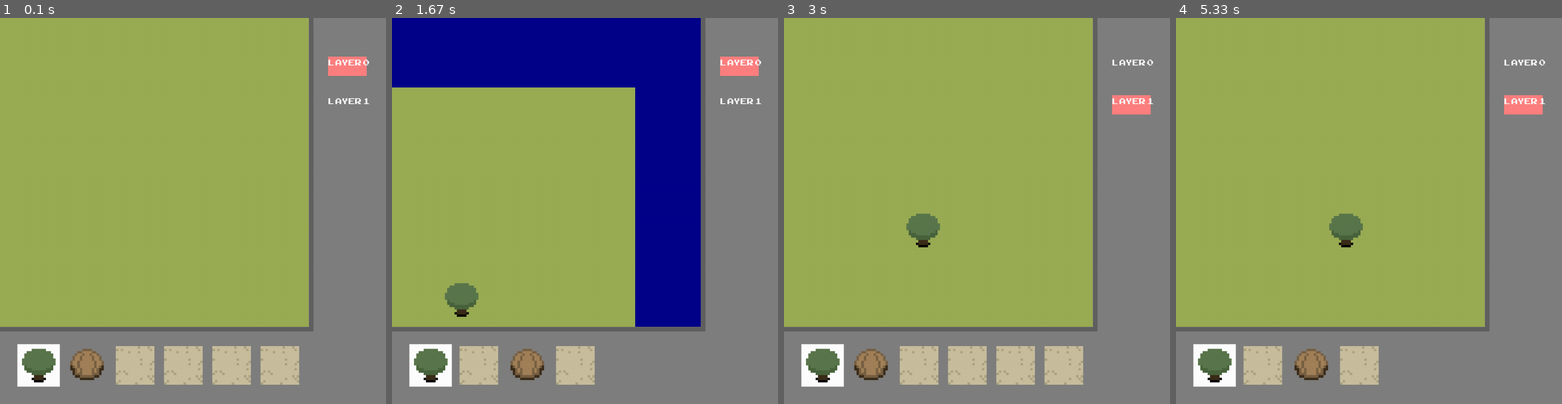
Above: before the commit, frames 1-4 (left to right).
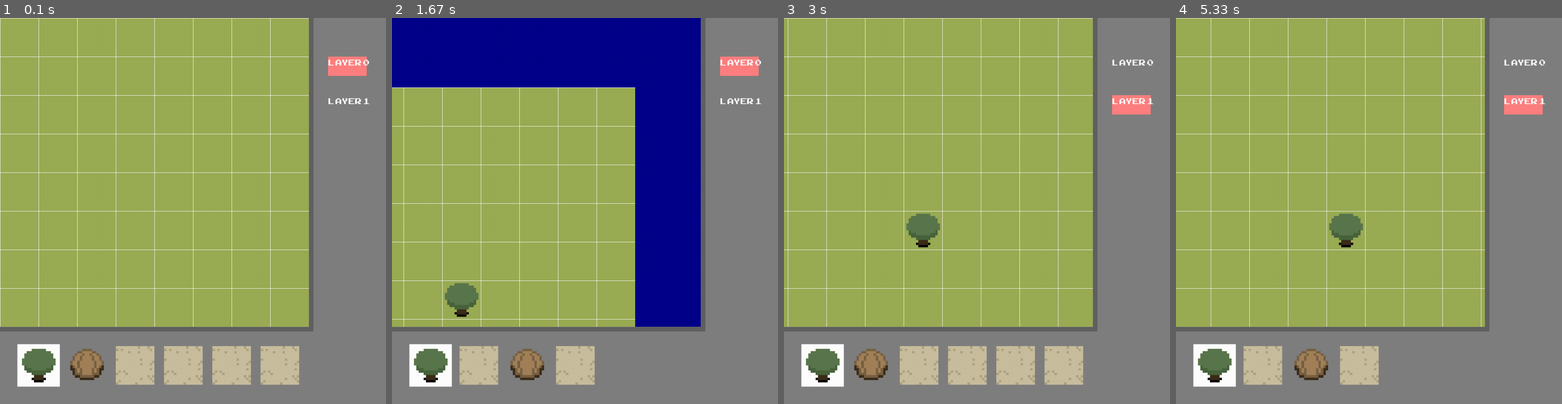
Above: after the commit, the same moments.

Repository: m1chaelwilliams/Pygame-Tilemap-Editor
Game: pygame game, started from main.py
The game is run twice, just before and just after one commit, with the same random seed, the same clock (stepped at 60 frames per second) and the same inputs.
Inputs (mouse positions are in pixels of both pictures, inside the frame that each line leads up to):
- Up to frame 1 (0.1 s): type "10 (at the terminal prompt)" at 0 s; type "10 (at the terminal prompt)" at 0 s
- Up to frame 2 (1.67 s): click (585, 211) at 0.38 s; hold Right 0.67-1.13 s; hold D 0.67-1.13 s; move the mouse to (569, 226) at 0.7 s; hold Up 1.17-1.47 s; hold W 1.17-1.47 s; hold Right from 1.5 s (still down); hold D from 1.5 s (still down)
- Up to frame 3 (3 s): release Right at 1.97 s; release D at 1.97 s; hold Left 2-2.53 s; hold A 2-2.53 s; hold Down 2.57-2.87 s; hold S 2.57-2.87 s; hold Left from 2.9 s (still down); hold A from 2.9 s (still down)
- Up to frame 4 (5.33 s): release Left at 3.3 s; release A at 3.3 s; hold Up 3.33-3.7 s; hold W 3.33-3.7 s; hold Right 3.73-4.37 s; hold D 3.73-4.37 s; hold Down 4.4-4.77 s; hold S 4.4-4.77 s; hold Left 4.8-5.27 s; hold A 4.8-5.27 s; hold Right from 5.3 s (still down); hold D from 5.3 s (still down)

The runs differ from the first frame. In frame 1, 1.4% of the frame differs, in the area x 0-80%, y 0-80%; in frame 2, 0.9%; in frame 3, 1.4%; in frame 4, 1.4%.

Commit message:
Add files via upload

Diff:
--- a/main.py
+++ b/main.py
@@ -261,6 +261,10 @@
         layerSpacingy += 100
 
     surface.fill(grass_green)
+    for x in range(width):
+        py.draw.line(surface, (255,255,255), (x*100, 0), (x*100, height*100), 1)
+    for x in range(height):
+        py.draw.line(surface, (255,255,255), (0,x*100), (width*100,x*100), 1)
 
     draw_rects(bg_blocks)
     draw_rects(layout_blocks)
